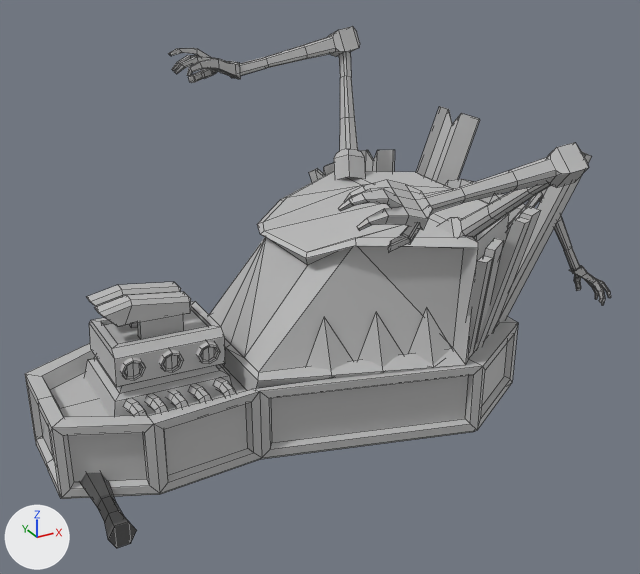
Two versions of the FBX model FishPunch Project/TrickyTracks/Assets/TrickyTracks/Meshes/Characters/Vehicle_005_Hotrod_003_Spooky.fbx, one commit apart.
Both versions are drawn from a camera (50 mm lens) standing at (-3.06, -2.99, 2.83) and looking at (-1.09, 0.59, 1.04). Every picture has the same lights, and +X, +Y and +Z are marked at lower left. Mesh edges are drawn as thin lines. Where no turn or scale is listed for an object, it has been applied to the vertices.

Objects in the first picture: 'Vehicle_005_Hotrod_003_Spooky'.
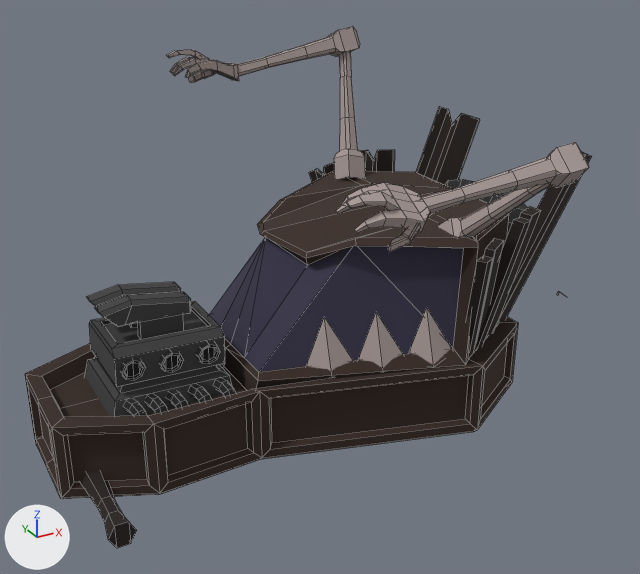
Where the newer file only moved an object's origin or applied its transform, the numbers keep the older frame.

Patch to the scene script:
```diff
--- a/FishPunch Project/TrickyTracks/Assets/TrickyTracks/Meshes/Characters/Vehicle_005_Hotrod_003_Spooky.fbx.py
+++ b/FishPunch Project/TrickyTracks/Assets/TrickyTracks/Meshes/Characters/Vehicle_005_Hotrod_003_Spooky.fbx.py
@@ img_hotrod_002_texture_001_all_jpg @@
+img_hotrod_002_texture_001_all_jpg = load_image('Hotrod_002_Texture_001_all.jpg', '../../Textures/Hotrod_002_Texture_001_all.jpg', 2048, 2048, 'sRGB')
@@ mat_stingraypbs2 @@
+mat_stingraypbs2 = principled_material('StingrayPBS2')
+mat_stingraypbs2.texture = img_hotrod_002_texture_001_all_jpg
+mat_stingraypbs2.roughness = 1.0
@@ me_mesh @@
 # used by ob_vehicle_005_hotrod_003_spooky; location = (-0.993, 0.636, 1.237)
 # verts and faces of me_mesh; kept vertices keep their numbers, new ones are numbered from 1648
 # before: 778 (-1.47, 0.33, -0.58), 779 (-1.47, 0.33, -0.87) at pixel (42, 437), 780 (-1.47, 0.34, -0.87) at pixel (42, 435), 781 (-1.47, -0.11, -0.87), 782 (-1.47, -0.1, -0.87)
 # before: 783 (-1.47, -0.1, -0.58), 847 (-1.47, 0.12, -0.87) at pixel (53, 458), 848 (-1.47, 0.12, -0.58)
-me_mesh.from_pydata(...)  # 1648 vertices, 1436 faces; spans x -1.5..1.5, y -1.04..1.04, z -0.92..0.92
+me_mesh.from_pydata(...)  # 1450 vertices, 1259 faces; spans x -1.5..1.36, y -1.04..1.04, z -0.92..0.92
+# me_mesh part 1: the loose piece of 78 vertices spanning x -0.48..-0.1, y 0.8..1.0, z 0.69..0.87 is moved by (-0.01, 0.0, -0.01), in mat_stingraypbs2 (picture img_hotrod_002_texture_001_all_jpg)
+# me_mesh part 2: the loose piece of 78 vertices spanning x -0.48..-0.1, y -1.02..-0.8, z 0.41..0.6 is moved by (-0.01, 0.0, -0.01), in mat_stingraypbs2 (picture img_hotrod_002_texture_001_all_jpg)
+# me_mesh part 3: the loose piece of 78 vertices spanning x 1.28..1.5, y -0.5..-0.31, z -0.46..-0.24 is deleted
+# me_mesh part 4: the loose piece of 48 vertices spanning x 1.12..1.35, y -0.39..-0.15, z -0.3..0.23 is deleted
+# me_mesh part 5: the loose piece of 44 vertices spanning x 0.7..1.19, y -0.34..-0.17, z -0.2..0.19 is deleted
+# me_mesh part 6: the loose piece of 17 vertices spanning x 1.36..1.41, y -0.34..-0.3, z -0.38..-0.31 is deleted
+# me_mesh part 7
+delete_faces([(778, 779, 780, 847, 848), (781, 782, 783, 848, 847)])
+faces += [(778, 780, 847, 848), (781, 783, 848, 847)]  # mat_stingraypbs2 (picture img_hotrod_002_texture_001_all_jpg)
+# me_mesh part 8: 206 kept faces spanning x -0.33..0.66, y -1.04..1.04, z -0.01..0.92 get new texture (UV) coordinates
+# me_mesh part 9: 1055 faces spanning x -1.5..1.36, y -1.04..1.04, z -0.92..0.92 switch from mat_lambert1 (grey #bcbcbc) to mat_stingraypbs2 (picture img_hotrod_002_texture_001_all_jpg)
+# me_mesh part 10: 48 faces spanning x -1.42..-1.29, y -0.61..0.88, z -0.9..-0.79 switch from mat_hotrod_flat_color (picture img_hotrod_001_color_map_png) to mat_stingraypbs2 (picture img_hotrod_002_texture_001_all_jpg)
```

Changed parts and their boxes [x1, y1, x2, y2] in the pictures (640 x 574 px; the box of a moved part takes in the faces that stretch with it):
'Vehicle_005_Hotrod_003_Spooky', reshaped: before [25, 26, 611, 548]; after [25, 26, 592, 548]
part 1 of me_mesh, moved or reshaped: before [168, 48, 241, 79]; after [167, 50, 239, 81]
part 2 of me_mesh, moved or reshaped: before [338, 180, 433, 231]; after [336, 182, 430, 233]
part 3 of me_mesh, deleted: before [569, 265, 611, 305]
part 4 of me_mesh, deleted: before [539, 188, 580, 274]
part 5 of me_mesh, deleted: before [507, 193, 541, 236]
part 6 of me_mesh, deleted: before [574, 274, 581, 284]
part 7 of me_mesh, moved or reshaped: [38, 407, 55, 461] in both
part 8 of me_mesh, surface changed: [189, 26, 589, 252] in both
part 9 of me_mesh, recoloured: [25, 106, 592, 499] in both
part 10 of me_mesh, recoloured (grey to black): [80, 473, 137, 548] in both
